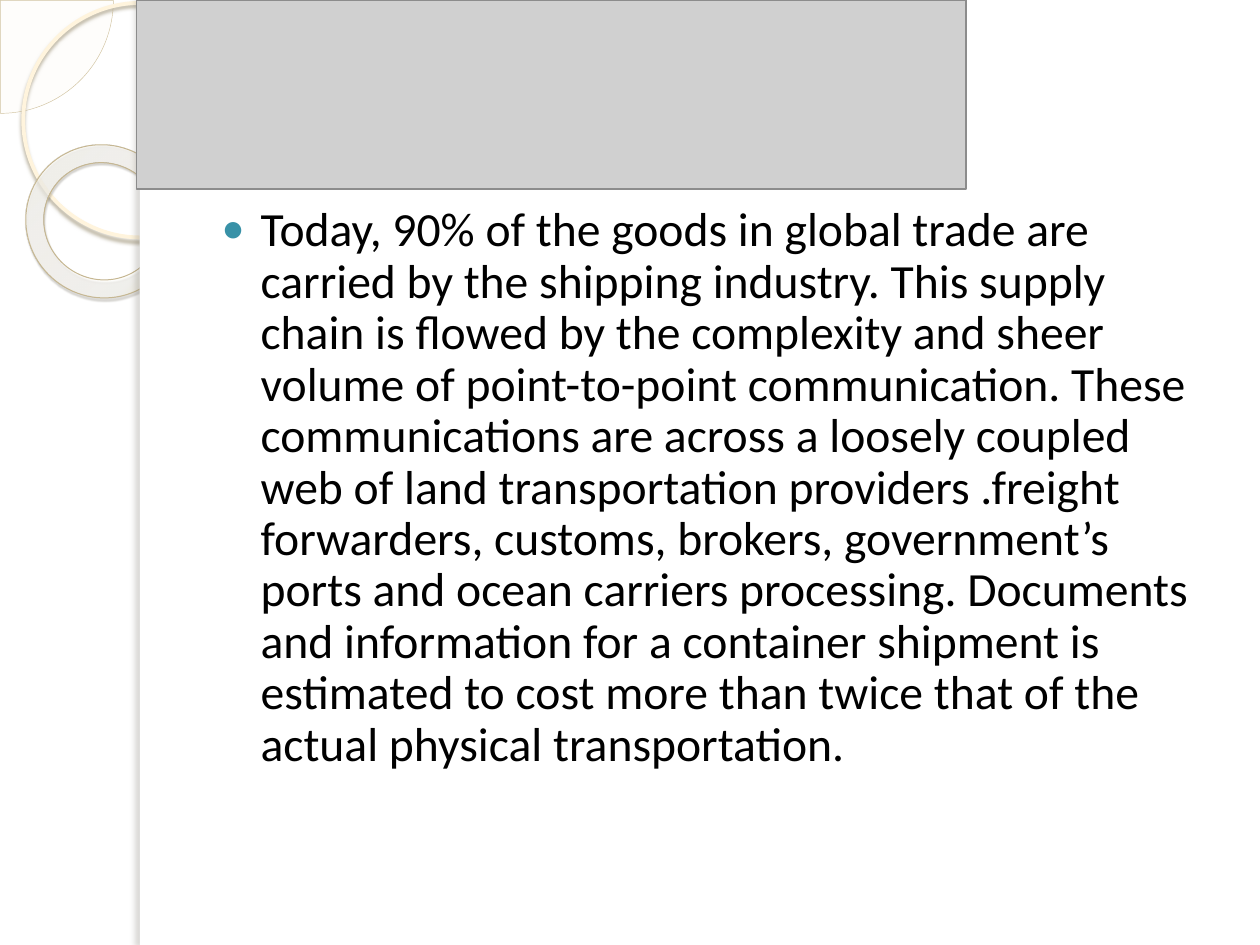
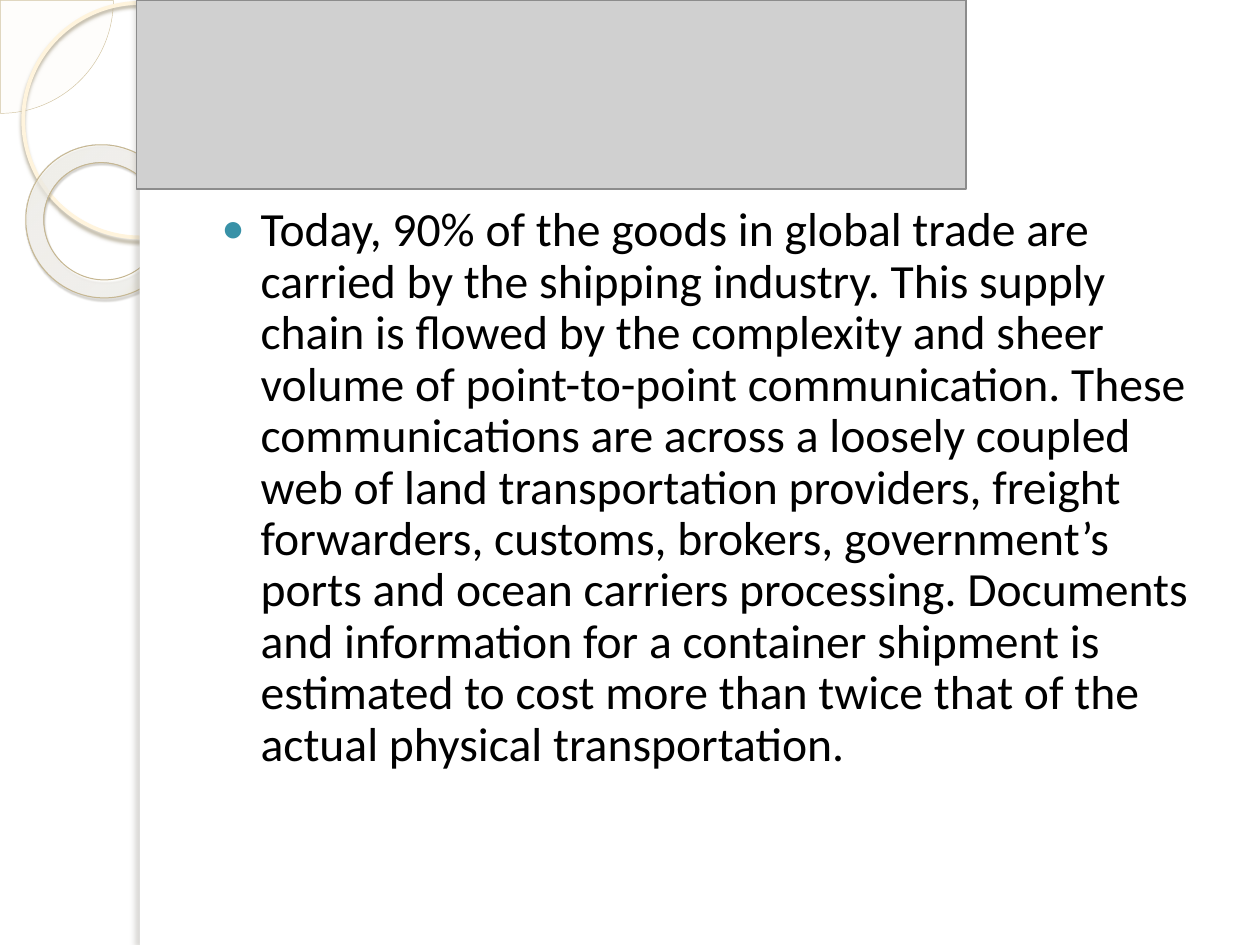
Before and after one commit to jsrgi/block-chain, a slide deck: slide 29 of blockchain.pptx (slide 25 before the commit). Drawn at 1260x945 pixels with LibreOffice and Linux fonts; fonts in the diff are those of the drawing; grey boxes stand for pictures; background and template pictures are left out. Boxes give left, top, right and bottom in pixels: in the first picture for what was removed or moved away, otherwise in the second. Text is boxed around its words. In the diff, an @@ line names an element or a change of style, - is before the commit and + after.

```diff
--- a/blockchain.pptx
+++ b/blockchain.pptx
@@ text at (261, 213, 1187, 769): text changed @@
-● Today, 90% of the goods in global trade are carried by the shipping industry. This supply chain is flowed by the complexity and sheer volume of point-to-point communication. These communications are across a loosely coupled web of land transportation providers .freight forwarders, customs, brokers, government’s ports and ocean carriers processing. Documents and information for a container shipment is estimated to cost more than twice that of the actual physical transportation.
+● Today, 90% of the goods in global trade are carried by the shipping industry. This supply chain is flowed by the complexity and sheer volume of point-to-point communication. These communications are across a loosely coupled web of land transportation providers, freight forwarders, customs, brokers, government’s ports and ocean carriers processing. Documents and information for a container shipment is estimated to cost more than twice that of the actual physical transportation.
```
Also in this commit, not shown: 4 other slides changed, 4 slides added.
